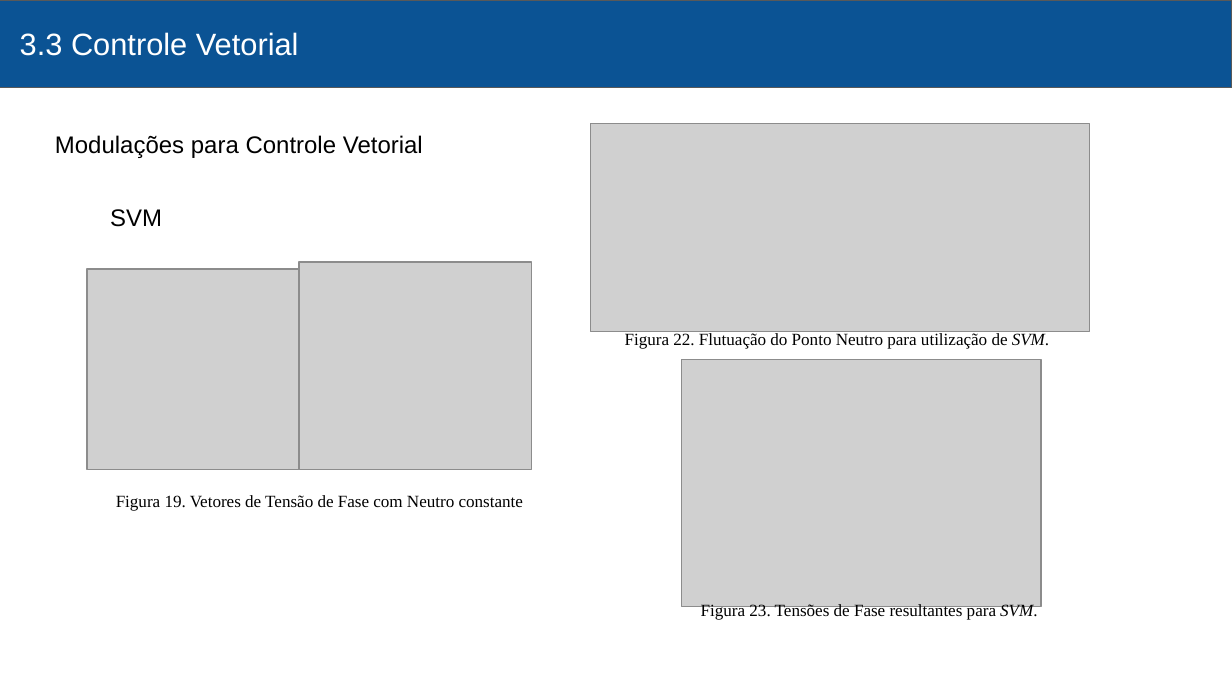
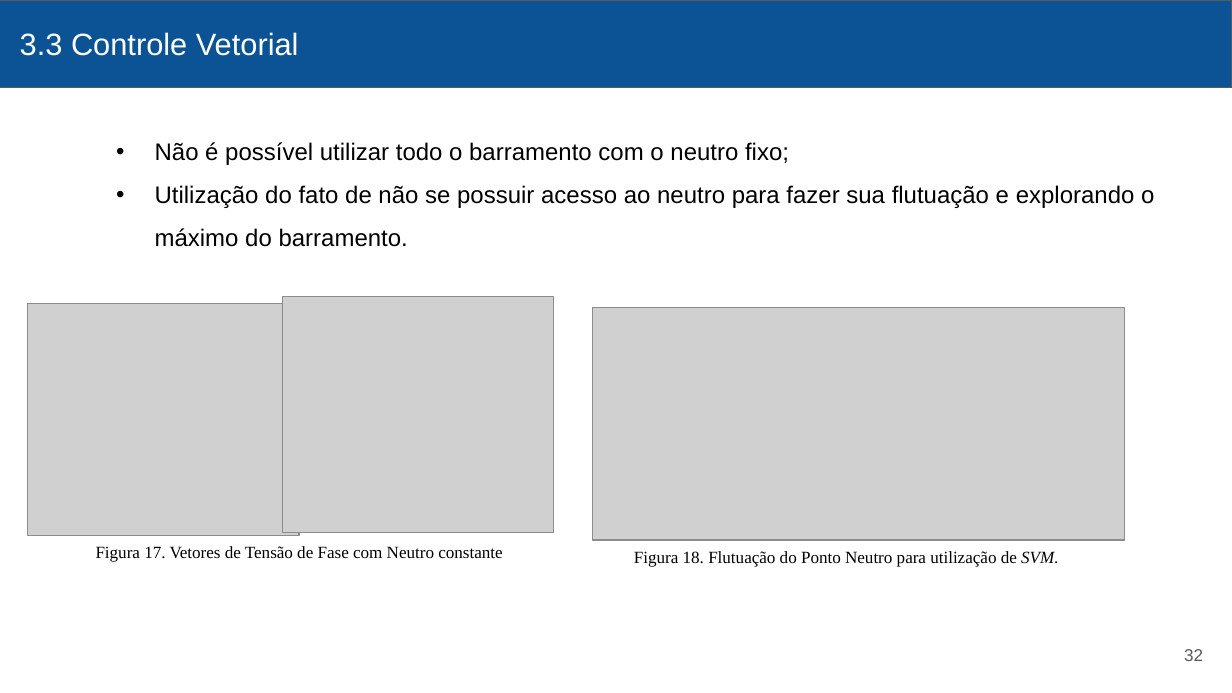
Before and after one commit to victormenegon/texto, a slide deck: slide 32 of ApresentacaoTCC.pptx (slide 34 before the commit). Drawn at 1232x693 pixels with LibreOffice and Linux fonts; fonts in the diff are those of the drawing; grey boxes stand for pictures. Boxes give left, top, right and bottom in pixels: in the first picture for what was removed or moved away, otherwise in the second. Text is boxed around its words. In the diff, an @@ line names an element or a change of style, - is before the commit and + after.

```diff
--- a/ApresentacaoTCC.pptx
+++ b/ApresentacaoTCC.pptx
@@ text removed at [55,135,423,158] @@
-Modulações para Controle Vetorial
@@ text added at [155,142,1154,247], 14 pt, text #000000 @@
+• Não é possível utilizar todo o barramento com o neutro fixo;
+• Utilização do fato de não se possuir acesso ao neutro para fazer sua flutuação e explorando o máximo do barramento.
@@ text removed at [110,209,162,227] @@
-SVM
@@ picture: place and size @@
-picture at [299,262,532,469]
+picture at [282,297,553,533]
@@ picture: place and size @@
-picture at [87,269,309,469]
+picture at [27,303,298,536]
@@ picture: place and size @@
-picture at [590,123,1089,331]
+picture at [593,308,1125,541]
@@ picture removed at [681,360,1041,607] @@
@@ text at [96,546,502,562]: text changed @@
-Figura 19. Vetores de Tensão de Fase com Neutro constante
+Figura 17. Vetores de Tensão de Fase com Neutro constante
@@ text at [634,551,1058,567]: text changed @@
-Figura 22. Flutuação do Ponto Neutro para utilização de SVM.
+Figura 18. Flutuação do Ponto Neutro para utilização de SVM.
@@ text removed at [701,602,1037,620] @@
-Figura 23. Tensões de Fase resultantes para SVM.
@@ page number added at [1184,649,1203,661], 10 pt, text #595959 @@
+32
```
Also in this commit, not shown: 40 other slides changed, 5 slides added, 11 slides removed, 1 other file.
